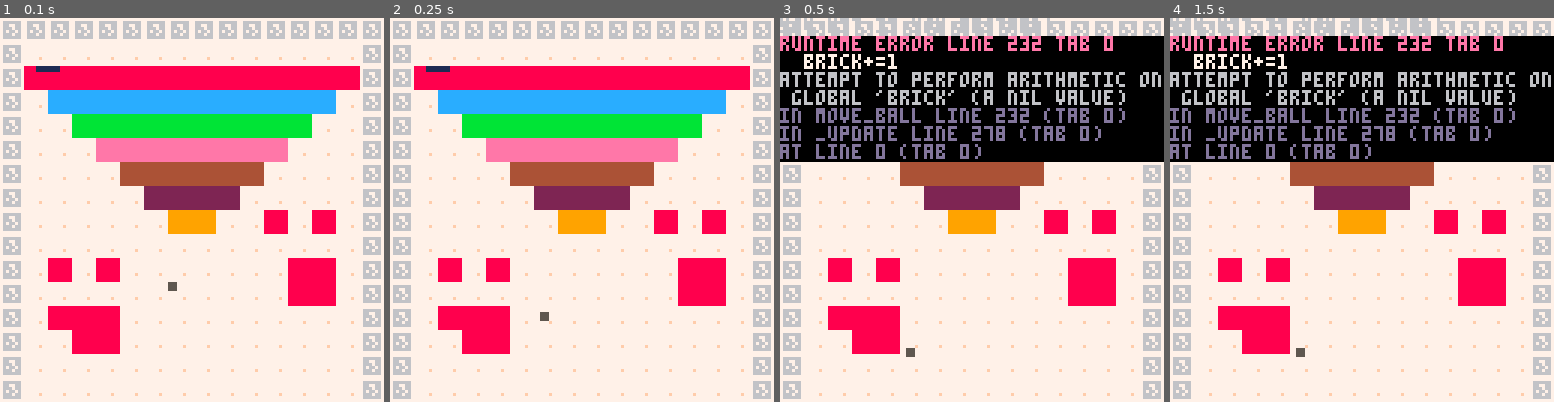
Above: before the commit, frames 1-4 (left to right).
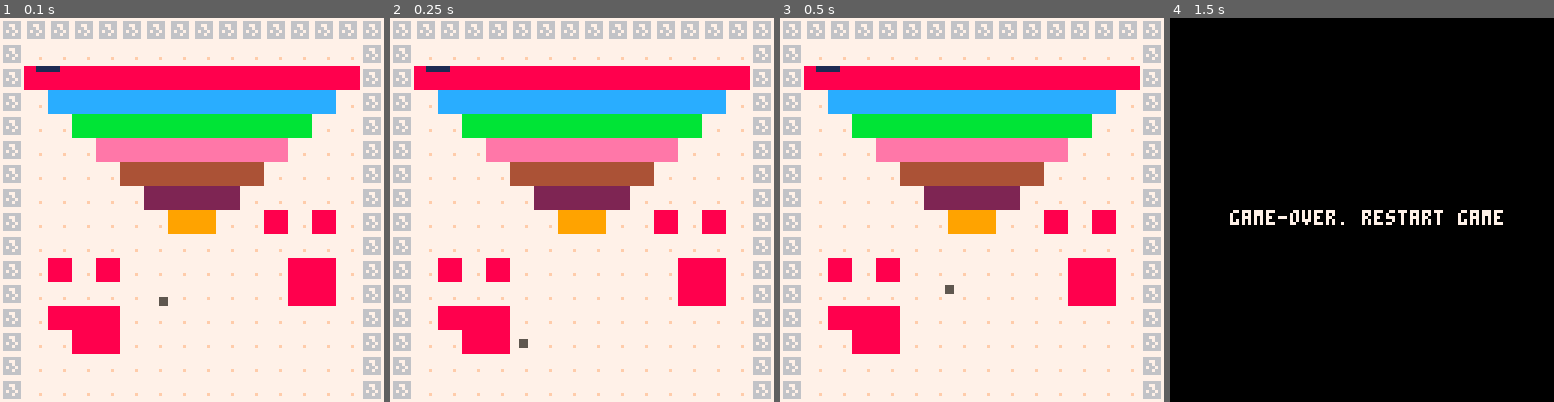
Above: after the commit, the same moments.

Repository: SriLikesToSing/Brick-Wrecker-Game
Game: PICO-8 cartridge src/brickWrecker.p8
Same seed, same stepped clock (60 frames per second), same inputs: the game is played once before the commit and once after it.
Inputs:
- Up to frame 1 (0.1 s): no input
- Up to frame 2 (0.25 s): no input
- Up to frame 3 (0.5 s): no input
- Up to frame 4 (1.5 s): no input

The runs differ from the first frame. In frame 1, 0.1% of the frame differs, in the area x 41-47%, y 68-75%; in frame 2, 0.1%; in frame 3, 33%; in frame 4, 74%, in the area x 0-100%, y 0-100%.
Error before the commit: runtime error line 232 tab 0; brick+=1; attempt to perform arithmetic on global 'brick' (a nil value)

Commit message:
added check_game_over state and made code faster

Diff:
--- a/src/brickWrecker.p8
+++ b/src/brickWrecker.p8
@@ -6,6 +6,7 @@
 
 actor = {} -- all actors
 bricks=0
+is_playing = true
 
 -- make an actor
 -- and add to global collection
@@ -161,6 +162,17 @@
 	return false
 end
 
+
+function over_block(a, dx, dy)
+	if solid_area(a.x+dx, a.y+dy,
+		a.w, a.h, 2) then
+		print("you hit the end")
+		-- bring game to main menu
+		return true
+	end
+	return false
+end
+
 -- return true when something
 -- was collected / destroyed,
 -- indicating that the two
@@ -232,7 +242,7 @@
 		a.x += a.dx
 	else
 		a.dx *= -a.bounce
-		brick+=1
+		bricks+=1
 		sfx(1)
 	end
 
@@ -243,12 +253,11 @@
 		a.y += a.dy
 	else
 		a.dy *= -a.bounce
-		brick+=1
+		bricks+=1
 		sfx(1)
 	end
 
 	-- apply friction
-	-- (comment for no inertia)
 
 	a.dx *= (1-a.friction)
 	a.dy *= (1-a.friction)
@@ -265,20 +274,47 @@
 
 end
 
+function check_game_over(ball)
+		-- only move actor along x
+	-- if the resulting position
+	-- will not overlap with a wall
+
+	if not over_block(a, a.dx, 0) then
+		a.x += a.dx
+	else
+		cls()
+		print("game over - restart game",48,64,7)
+		sfx(1)
+		is_playing = false
+	end
+
+
+	-- ditto for y
+
+	if not over_block(a, 0, a.dy) then
+		a.y += a.dy
+	else
+		cls()
+		print("game over - restart game",48,64,7)
+		sfx(1)
+		is_playng = false
+	end
+end
+
 function control_player(pl)
-
 	accel = 0.05
 	if (btn(0)) pl.dx -= accel
 	if (btn(1)) pl.dx += accel
 	if (btn(2)) pl.dy -= accel
 	if (btn(3)) pl.dy += accel
-
 end
 
 function _update()
 	control_player(pl)
 	foreach(actor, move_actor)
 	move_ball(ball)
+	check_game_over()
+
 end
 
 function draw_actor(a)
@@ -289,22 +325,24 @@
 
 function _draw()
 	cls()
-	map()
-	foreach(actor,draw_actor)
-
-end
-
+	if is_playing then
+		map()
+		foreach(actor,draw_actor)
+	else
+		print("game-over. restart game",20,64,7)
+	end
+end
 __gfx__
-0000000077777777777777770000000000000000eeeeeeeebbbbbbbbcccccccc9999999988888888444444442222222200000000000000000000000000000000
-0000000076666667777777770000000000000000eeeeeeeebbbbbbbbcccccccc9999999988888888444444442222222200000000000000000000000000000000
-0070070076677667777777770000000000000000eeeeeeeebbbbbbbbcccccccc9999999988888888444444442222222200000000011111100000000000000000
-0007700076667667777777770000000000000000eeeeeeeebbbbbbbbcccccccc9999999988888888444444442222222200055500011111100000000000000000
-0007700076766767777777771111111111111110eeeeeeeebbbbbbbbcccccccc9999999988888888444444442222222200055500011111100000000000000000
-007007007666766777777f771111111111111110eeeeeeeebbbbbbbbcccccccc9999999988888888444444442222222200055500011111100000000000000000
-0000000076666667777777770000000000000000eeeeeeeebbbbbbbbcccccccc9999999988888888444444442222222200000000011111100000000000000000
-0000000077777777777777770000000000000000eeeeeeeebbbbbbbbcccccccc9999999988888888444444442222222200000000000000000000000000000000
+0000000077777777777777770000000000000000eeeeeeeebbbbbbbbcccccccc999999998888888844444444222222220000000000000000ffffffff00000000
+0000000076666667777777770000000000000000eeeeeeeebbbbbbbbcccccccc999999998888888844444444222222220000000000000000ffffffff00000000
+0070070076677667777777770000000000000000eeeeeeeebbbbbbbbcccccccc999999998888888844444444222222220000000001111110ffffffff00000000
+0007700076667667777777770000000000000000eeeeeeeebbbbbbbbcccccccc999999998888888844444444222222220005550001111110ffffffff00000000
+0007700076766767777777771111111111111110eeeeeeeebbbbbbbbcccccccc999999998888888844444444222222220005550001111110ffffffff00000000
+007007007666766777777f771111111111111110eeeeeeeebbbbbbbbcccccccc999999998888888844444444222222220005550001111110ffffffff00000000
+0000000076666667777777770000000000000000eeeeeeeebbbbbbbbcccccccc999999998888888844444444222222220000000001111110ffffffff00000000
+0000000077777777777777770000000000000000eeeeeeeebbbbbbbbcccccccc999999998888888844444444222222220000000000000000ffffffff00000000
 __gff__
-0002000100010101010101010000000000000000000000000000000000000000000000000000000000000000000000000000000000000000000000000000000000000000000000000000000000000000000000000000000000000000000000000000000000000000000000000000000000000000000000000000000000000000
+0002000100010101010101010000040000000000000000000000000000000000000000000000000000000000000000000000000000000000000000000000000000000000000000000000000000000000000000000000000000000000000000000000000000000000000000000000000000000000000000000000000000000000
 0000000000000000000000000000000000000000000000000000000000000000000000000000000000000000000000000000000000000000000000000000000000000000000000000000000000000000000000000000000000000000000000000000000000000000000000000000000000000000000000000000000000000000
 __map__
 0101010101010101010101010101010100000000000000000000000000000000000000000000000000000000000000000000000000000000000000000000000000000000000000000000000000000000000000000000000000000000000000000000000000000000000000000000000000000000000000000000000000000000
@@ -326,7 +364,7 @@
 0102020202020202020202020202020100000000000000000000000000000000000000000000000000000000000000000000000000000000000000000000000000000000000000000000000000000000000000000000000000000000000000000000000000000000000000000000000000000000000000000000000000000000
 0102020202020202020202020202020100000000000000000000000000000000000000000000000000000000000000000000000000000000000000000000000000000000000000000000000000000000000000000000000000000000000000000000000000000000000000000000000000000000000000000000000000000000
 0102020202020202020202020202020100000000000000000000000000000000000000000000000000000000000000000000000000000000000000000000000000000000000000000000000000000000000000000000000000000000000000000000000000000000000000000000000000000000000000000000000000000000
-0102020202020202020202020202020100000000000000000000000000000000000000000000000000000000000000000000000000000000000000000000000000000000000000000000000000000000000000000000000000000000000000000000000000000000000000000000000000000000000000000000000000000000
+010e0e0e0e0e0e0e0e0e0e0e0e0e0e0100000000000000000000000000000000000000000000000000000000000000000000000000000000000000000000000000000000000000000000000000000000000000000000000000000000000000000000000000000000000000000000000000000000000000000000000000000000
 0102020202020202020202020202020100000000000000000000000000000000000000000000000000000000000000000000000000000000000000000000000000000000000000000000000000000000000000000000000000000000000000000000000000000000000000000000000000000000000000000000000000000000
 0102020202020202020202020202020100000000000000000000000000000000000000000000000000000000000000000000000000000000000000000000000000000000000000000000000000000000000000000000000000000000000000000000000000000000000000000000000000000000000000000000000000000000
 0102020202020202020202020202020100000000000000000000000000000000000000000000000000000000000000000000000000000000000000000000000000000000000000000000000000000000000000000000000000000000000000000000000000000000000000000000000000000000000000000000000000000000
